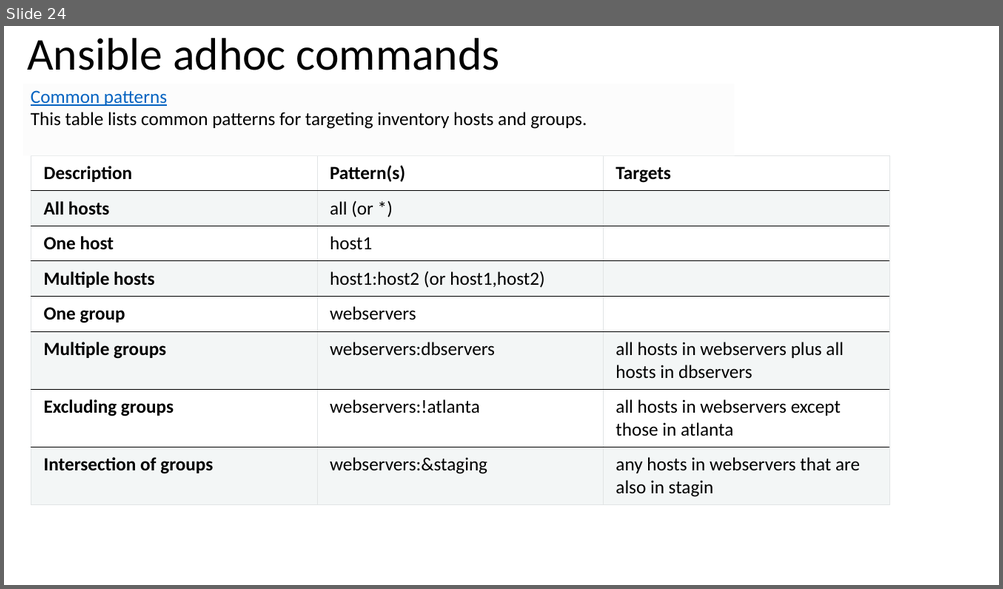
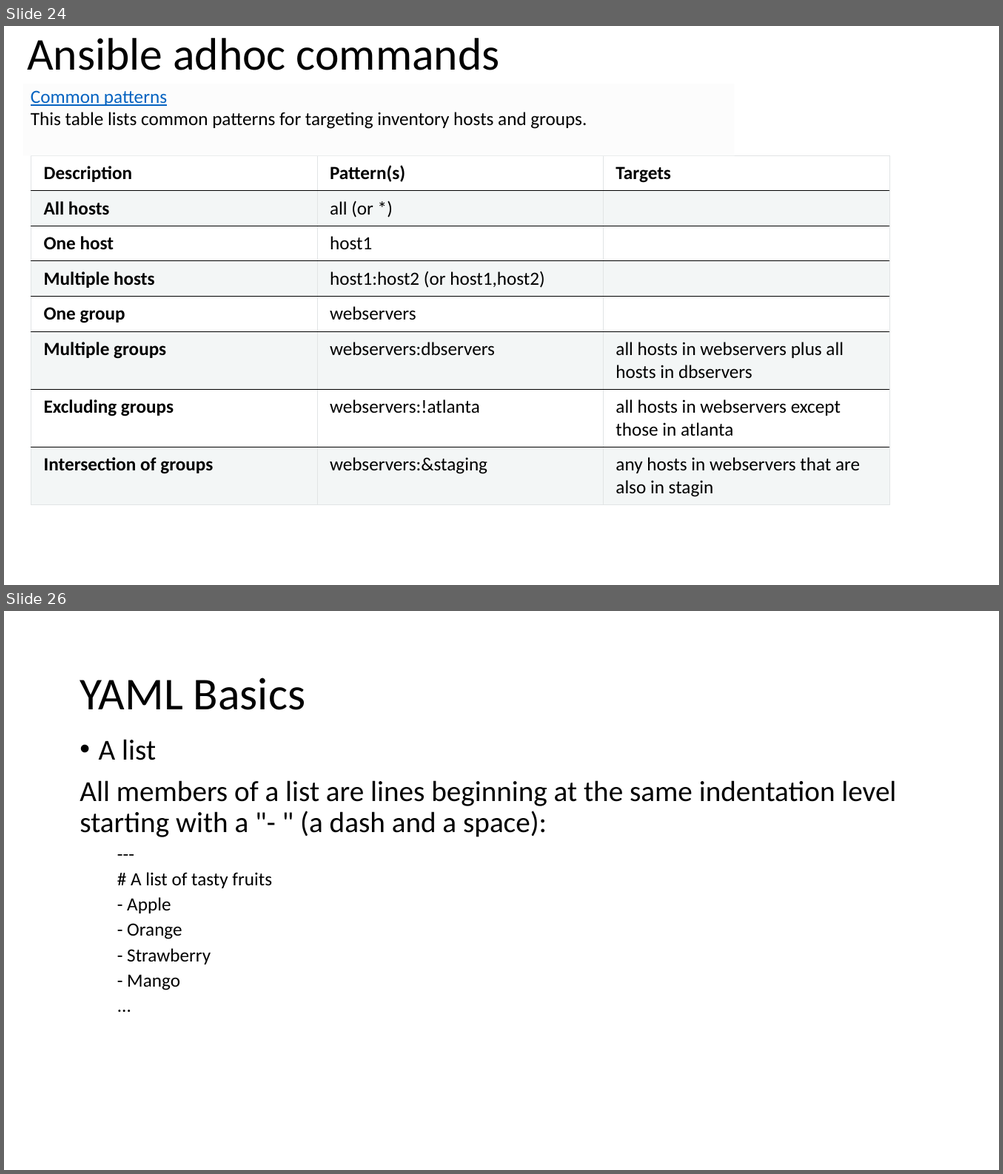
Before and after one commit to afrinafi/ansibletraining, a slide deck: Ansible.pptx. Shown one above the other, each under a label of ours: slide 24 before the commit, slides 24 and 26 after it; the slides between them are not shown. The pictures are 1003x589 and 1003x1174 pixels, drawn with LibreOffice and Linux fonts; fonts in the diff are those of the drawing. Boxes give left, top, right and bottom in pixels: in the first picture for what was removed or moved away, otherwise in the second. Text is boxed around its words. In the diff, an @@ line names an element or a change of style, - is before the commit and + after.

```diff
--- a/Ansible.pptx
+++ b/Ansible.pptx
@@ slide 26 added at bbox=[4, 611, 999, 1170], background #FFFFFF @@
@@ title added at bbox=[79, 678, 305, 710], 44 pt, text #000000 @@
+YAML Basics
@@ text added at bbox=[79, 739, 896, 991], 28 pt, text #000000 @@
+• A list
+All members of a list are lines beginning at the same indentation level starting with a "- " (a dash and a space):
+  ---
+  # A list of tasty fruits
+  - Apple
+  - Orange
+  - Strawberry
+  - Mango
+  ...
```
Also in this commit, not shown: 1 slide changed, 21 other slides added.
